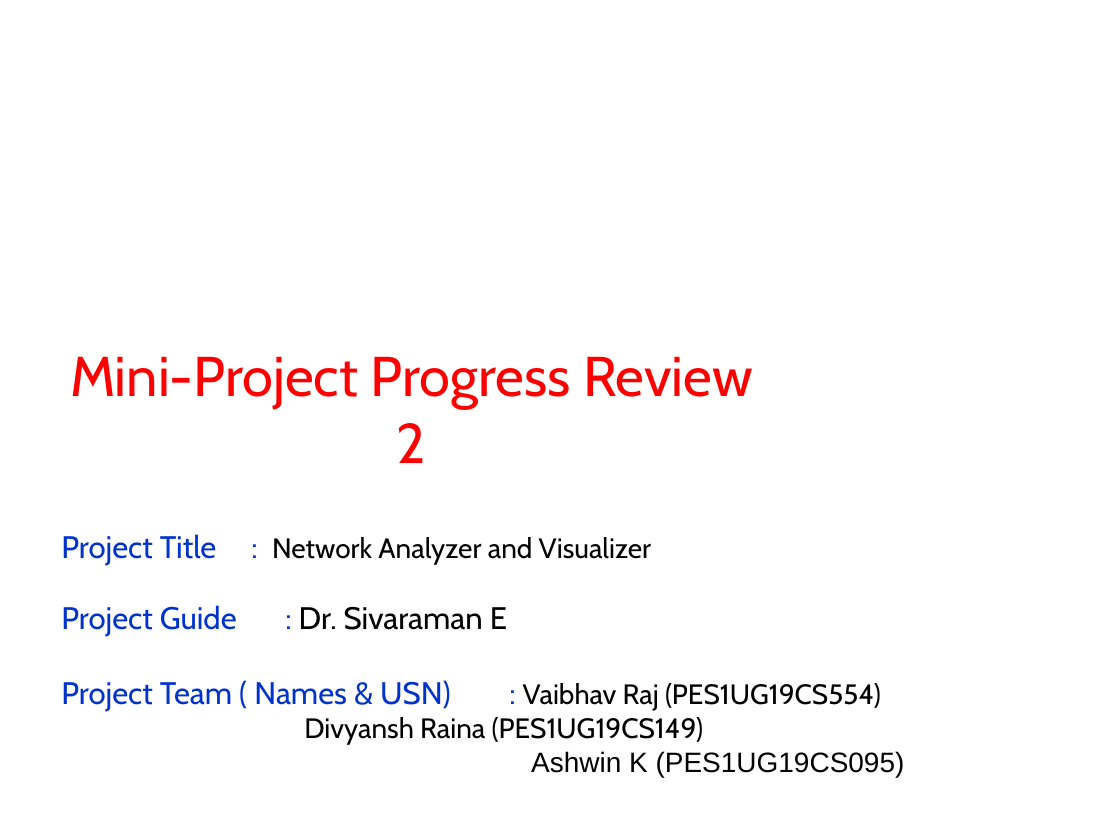
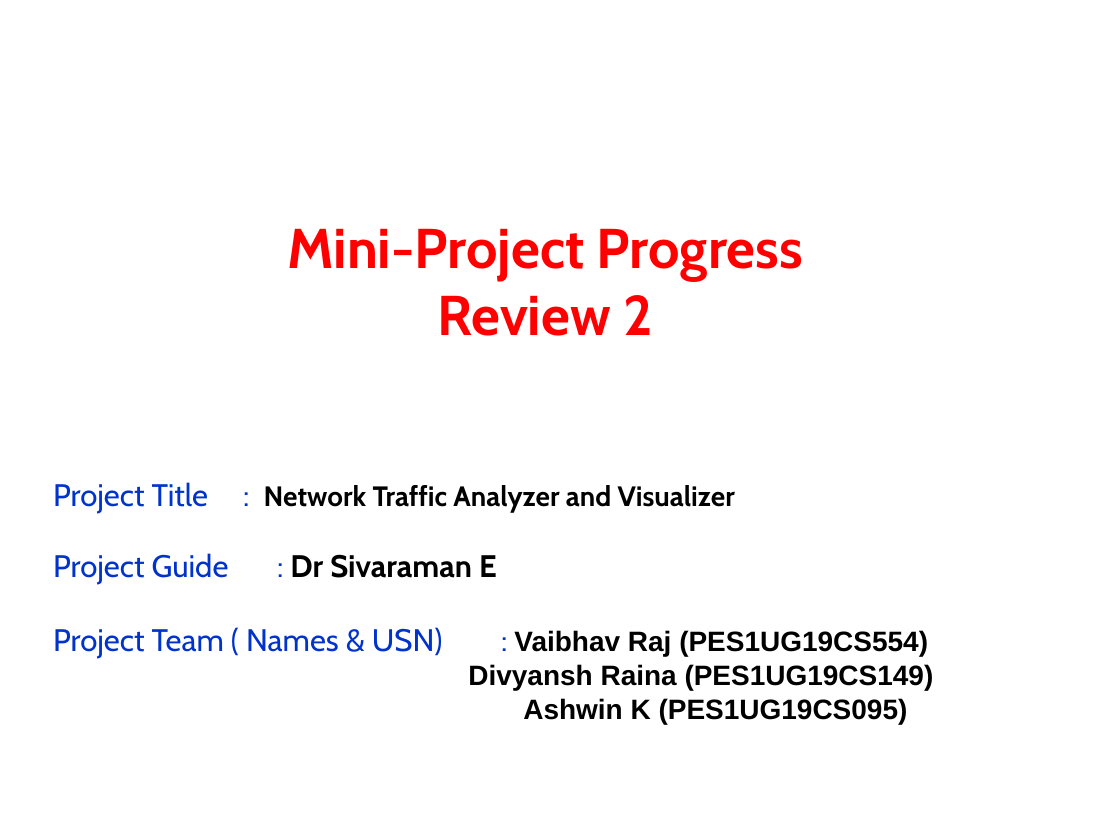
Before and after one commit to QuantumBoy-729/Wireshark-Diagnostics, a slide deck: slide 1 of Special Topic - Mini-Review 2 - Project Progress - Aug - Dec 2020 (2).pptx. Drawn at 1120x840 pixels with LibreOffice and Linux fonts; fonts in the diff are those of the drawing; background and template pictures are left out. Boxes give left, top, right and bottom in pixels: in the first picture for what was removed or moved away, otherwise in the second. Text is boxed around its words. In the diff, an @@ line names an element or a change of style, - is before the commit and + after.

Commit message:
Presentation-Review_2

```diff
--- a/Special Topic - Mini-Review 2 - Project Progress - Aug - Dec 2020 (2).pptx
+++ b/Special Topic - Mini-Review 2 - Project Progress - Aug - Dec 2020 (2).pptx
@@ text "Mini-Project Progress Review 2": place and size @@
-text "Mini-Project Progress Review 2" at (70,356,753,463)
+text "Mini-Project Progress Review 2" at (287,228,803,336)
@@ text "Mini-Project Progress Review 2" at (287,228,803,336): bold on @@
@@ text "Project Title : Network Traffic ...": place and size @@
-text "Project Title : Network Traffic ..." at (61,534,905,777)
+text "Project Title : Network Traffic ..." at (53,482,934,724)
@@ text at (53,482,735,578): text changed; bold on @@
-Project Title : Network Analyzer and Visualizer
-Project Guide : Dr. Sivaraman E
+Project Title : Network Traffic Analyzer and Visualizer
+Project Guide : Dr Sivaraman E
@@ text at (53,627,934,724): font Cabin to Arial in "Vaibhav Raj (PES1UG19CS554)", "Divyansh Raina (PES1UG19CS149)"; bold on in "Vaibhav Raj (PES1UG19CS554)", "Divyansh Raina (PES1UG19CS149)", "Ashwin K (PES1UG19CS095)" @@
```
Also in this commit, not shown: 5 other slides changed, 2 slides added, 2 slides removed.
